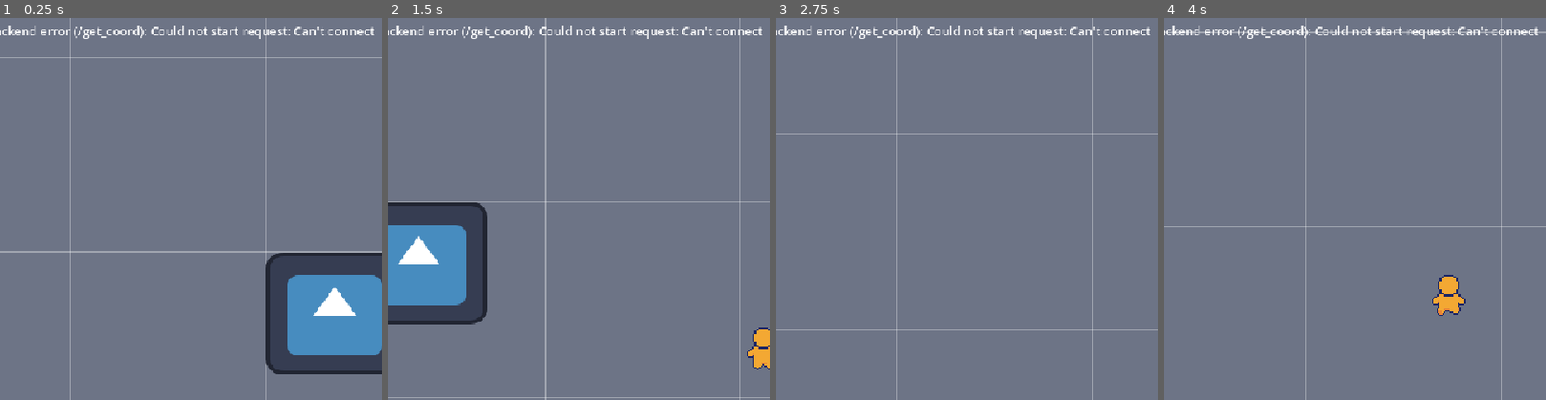
Above: before the commit, frames 1-4 (left to right).
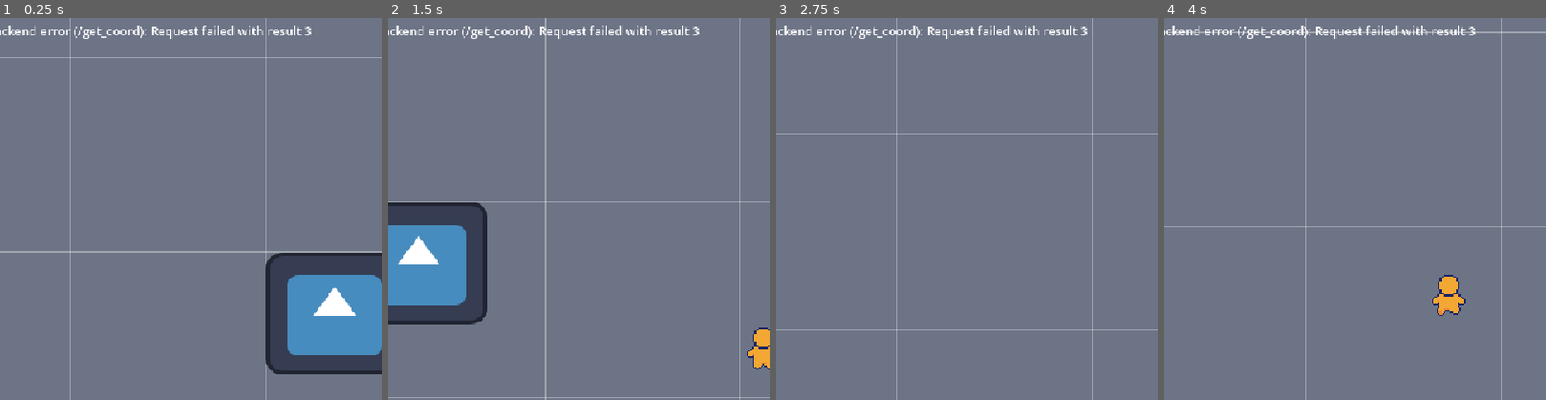
Above: after the commit, the same moments.

Repository: olecssuscho/hackathon
Game: Godot game, scene res://scenes/main.tscn
The game is run twice, just before and just after one commit, with the same random seed, the same clock (stepped at 60 frames per second) and the same inputs. The engine's default icon, where the game draws it, is replaced by a stand-in: a white triangle on a blue panel in a dark square.
Inputs (mouse positions are % of the whole screen's width and height, from its top left):
- Up to frame 1 (0.25 s): no input
- Up to frame 2 (1.5 s): move the mouse to (72, 45) at 0.52 s; hold Right (ui_right) 0.53-1.28 s; click (72, 45) at 0.67 s; move the mouse to (30, 55) at 1.27 s; hold Down (ui_down) from 1.28 s (still down)
- Up to frame 3 (2.75 s): move the mouse to (60, 28) at 2.02 s; release Down (ui_down) at 2.03 s; hold Right (ui_right) from 2.03 s (still down)
- Up to frame 4 (4 s): move the mouse to (45, 70) at 2.77 s; release Right (ui_right) at 2.78 s; hold Up (ui_up) 2.78-3.53 s; click (45, 70) at 2.92 s; move the mouse to (80, 65) at 3.52 s; hold Left (ui_left) from 3.53 s (still down)
The pictures show only the part of the screen within x 4-54%, y 13-63%; the shares and areas given below are measured in that part.

The runs differ from the first frame. In frame 1, 0.7% of the frame differs, in the area x 39-98%, y 2-6%; in frame 2, 0.6%; in frame 3, 0.7%; in frame 4, 0.6%.

Commit message:
new render build

Diff:
--- a/game_project/scripts/backend.gd
+++ b/game_project/scripts/backend.gd
@@ -3,17 +3,13 @@
 signal request_failed(endpoint: String, error: String)
 signal score_submitted(ok: bool)
 
-const LOCAL_BASE_URL := "http://127.0.0.1:8000"
-var base_url := LOCAL_BASE_URL
+const BASE_URL := "https://hackathon-j2q3.onrender.com"
 var auth_token := ""
 var _auth_callback: JavaScriptObject
 
 func _ready() -> void:
 	request_failed.connect(_on_request_failed)
 	if OS.has_feature("web"):
-		var page_origin: Variant = JavaScriptBridge.eval("window.location.origin")
-		if page_origin is String and not page_origin.is_empty():
-			base_url = page_origin
 		_listen_for_auth_token()
 	_load_place_services()
 
@@ -44,7 +40,7 @@
 	var headers := ["Content-Type: application/json"]
 	if auth_token != "":
 		headers.append("Authorization: Bearer " + auth_token)
-	var err := http.request(base_url + path, headers, method, JSON.stringify(body))
+	var err := http.request(BASE_URL + path, headers, method, JSON.stringify(body))
 	if err != OK:
 		http.queue_free()
 		request_failed.emit(path, "Could not start request: %s" % error_string(err))
@@ -56,7 +52,7 @@
 	if result[0] != HTTPRequest.RESULT_SUCCESS:
 		var error_message := "Request failed with result %d" % result[0]
 		if result[0] == HTTPRequest.RESULT_CONNECTION_ERROR:
-			error_message = "Connection error to %s" % (base_url + path)
+			error_message = "Connection error to %s" % (BASE_URL + path)
 		request_failed.emit(path, error_message)
 		return null
 	if result[1] < 200 or result[1] >= 300:
Not shown, changed: backend/game/index.pck
